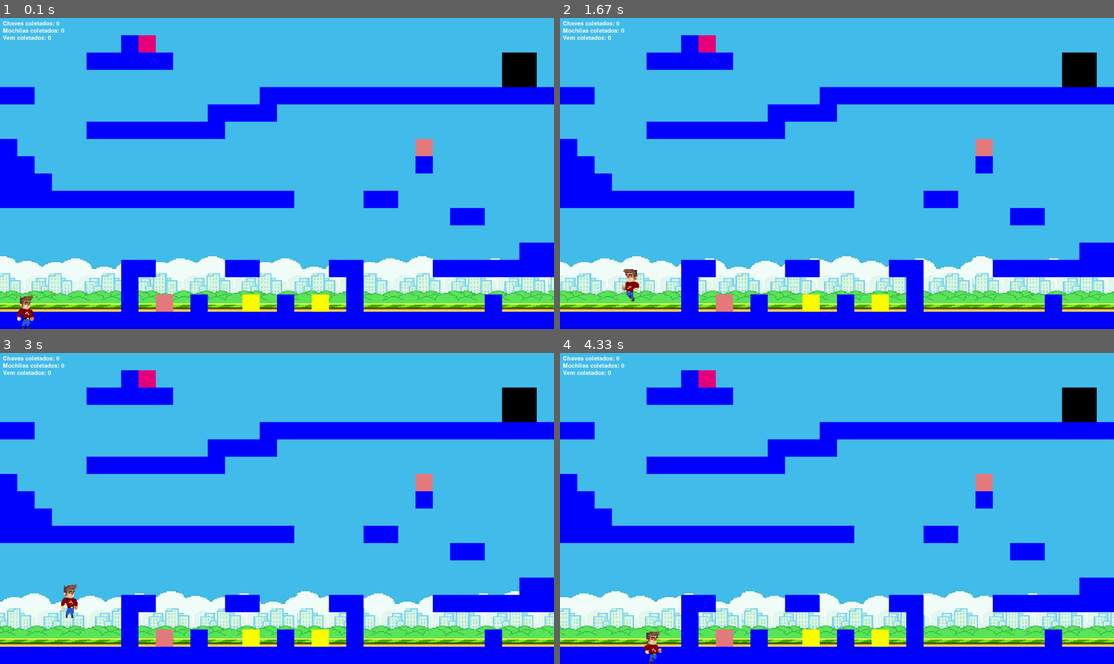
Above: before the commit, frames 1-4 (two rows, left to right).
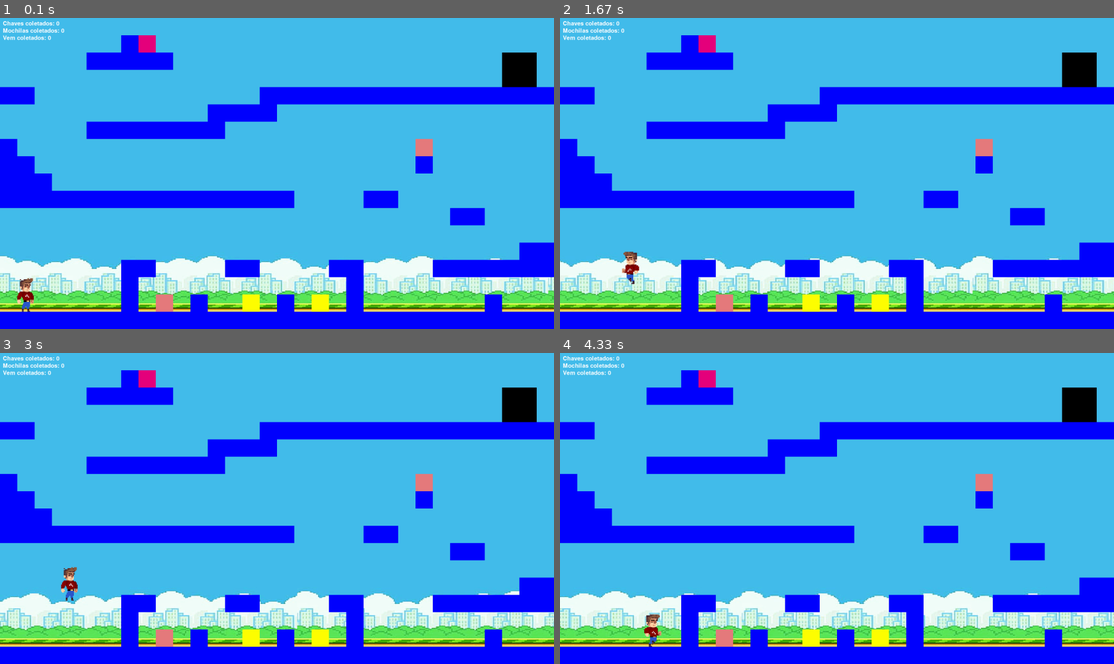
Above: after the commit, the same moments.

Repository: maatheusfp/Pygame-IP
Game: pygame game, started from main.py
Two runs of this game, one before a commit and one after it. Both use one fixed random seed, a clock stepped at 60 frames per second and the inputs below.
Inputs:
- Up to frame 1 (0.1 s): no input
- Up to frame 2 (1.67 s): hold Right 0.33-0.8 s; hold Right 0.83-1.3 s; tap Space at 0.9, 1.2, 1.4 s; hold Left from 1.33 s (still down)
- Up to frame 3 (3 s): tap Space at 1.7, 1.97, 2.27, 2.4, 2.7 s; release Left at 1.87 s; hold Left 1.9-2.3 s; hold Right 2.33-2.97 s
- Up to frame 4 (4.33 s): hold Left 3-3.47 s; tap Space at 3.07, 3.37, 3.57, 3.87, 4.07 s; hold Right 3.5-3.97 s; hold Right from 4 s (still down)

The runs differ from the first frame. In frame 1, 0.4% of the frame differs, in the area x 3-7%, y 83-100%; in frame 2, 0.3%; in frame 3, 0.4%, in the area x 11-15%, y 68-86%; in frame 4, 0.3%.

Commit message:
added GameLogic

Diff:
--- a/character/player.py
+++ b/character/player.py
@@ -26,7 +26,7 @@
                     pygame.transform.flip(R6, True, False),
                     pygame.transform.flip(R7, True, False),
                     pygame.transform.flip(R8, True, False)]
-parado_direita = pygame.image.load("assets/characterSprites/standing.png")
+parado_direita = pygame.image.load("assets/characterSprites/Standing.png")
 parado_direita = pygame.transform.scale(parado_direita, (60, 120))
 parado_esquerda = pygame.transform.flip(parado_direita, True, False)
 
--- a/itens/itens.py
+++ b/itens/itens.py
@@ -52,13 +52,16 @@
     def __init__(self, x, y, width, height):
         self.rect = pygame.Rect((x, y), (width, height))
         self.color = (0,0,0)
+        self.temMochila = False
+        self.temChave = False
+        self.temVem = False
 
 
     def draw(self, surface):
          pygame.draw.rect(surface, self.color, self.rect)
 
     def colisao(self, player_rect):
-         if player_rect.colliderect(self.rect) :
+         if player_rect.colliderect(self.rect) and self.temMochila and self.temChave and self.temVem:
 
               return True
 
--- a/levels/maps.py
+++ b/levels/maps.py
@@ -17,8 +17,8 @@
           '................................',
           '..............................xx',
           '.......xx....xx....xx....xxxxxxx',
-          '.......x............x...........',
-          '.P.....x.m.x..v.x.v.x.......x...',
+          '.P.....x............x...........',
+          '.......x.m.x..v.x.v.x.......x...',
           'xxxxxxxxxxxxxxxxxxxxxxxxxxxxxxxx']
 
 tile_Width = screenWidth / 32
--- a/main.py
+++ b/main.py
@@ -26,7 +26,7 @@
             obstacle_rect = pygame.Rect(x, y, tile_Width, tile_Height)
             obstacles.append(obstacle_rect)
         if col == 'P':
-            player_rect = pygame.Rect(x, y, tile_Width, tile_Height)
+            player_rect = pygame.Rect(x, y, tile_Width, tile_Height*2)
         if col == 'm':
             mochila_rect = pygame.Rect(x,y, tile_Width, tile_Height)
             itensMochila.append(mochila_rect)
@@ -66,6 +66,7 @@
             if mochila_item.colisao(player.rect):
                 itensMochila.remove(mochila)
                 contadorMochila.adiciona()
+                door.temMochila = True
             mochila_item.draw(screen)
 
         for key in itensKeys:
@@ -73,6 +74,7 @@
             if key_item.colisao(player.rect):
                 itensKeys.remove(key)
                 contadorKeys.adiciona()
+                door.temChave = True
             key_item.draw(screen)
 
         for vem in itensVem:
@@ -80,12 +82,14 @@
             if vem_item.colisao(player.rect):
                 itensVem.remove(vem)
                 ContadorVem.adiciona()
+                door.temVem = True
             vem_item.draw(screen)
 
         door.draw(screen)
-        if door.colisao(player_rect):
+        if door.colisao(player.rect):
             pygame.quit()
             sys.exit()
+
 
         for obstacle in obstacles:
             pygame.draw.rect(screen, (0, 0, 255), obstacle)
